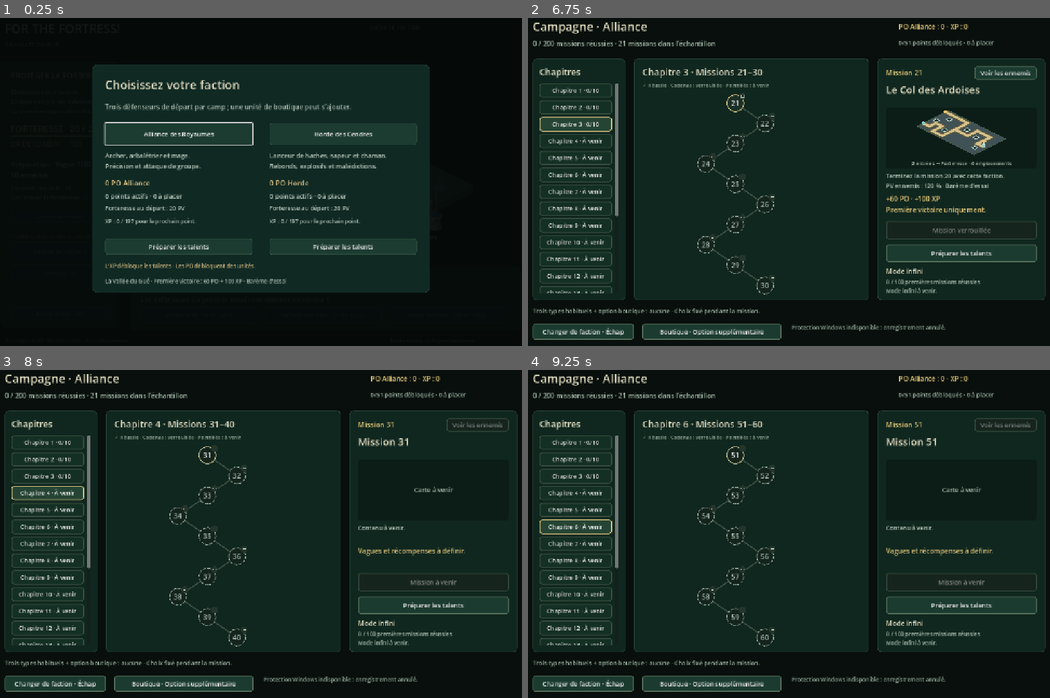
Above: before the commit, frames 1-4 (two rows, left to right).
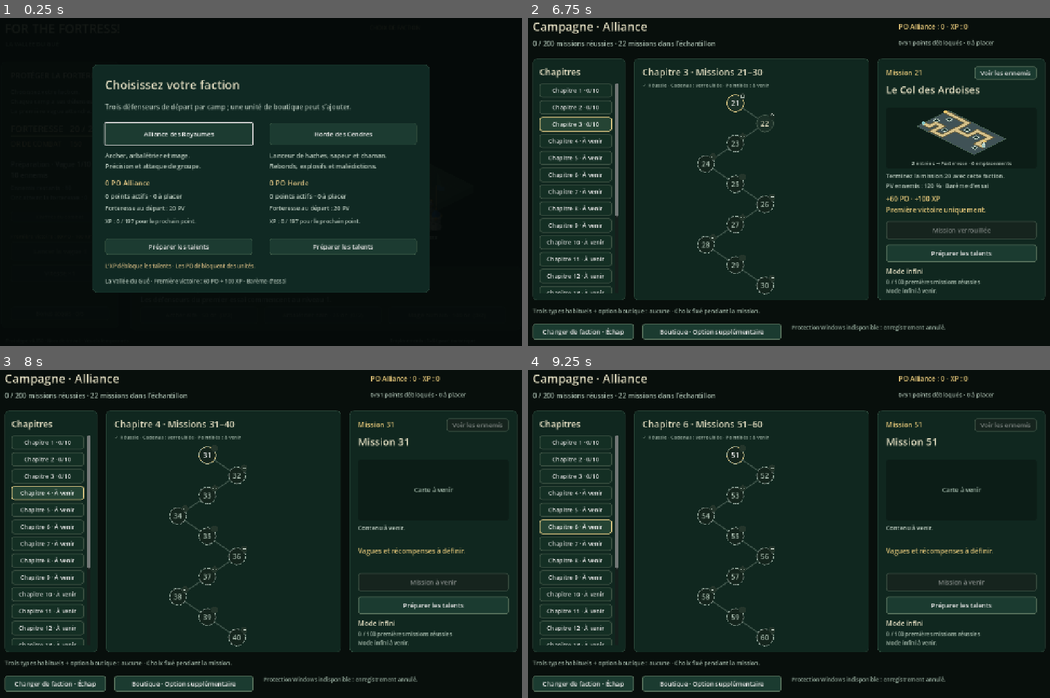
Above: after the commit, the same moments.

Repository: tomy1up/For-The-Fortress
Game: Godot game, scene res://scenes/main.tscn
Two runs of this game, one before a commit and one after it. Both use one fixed random seed, a clock stepped at 60 frames per second and the inputs below.
Inputs:
- Up to frame 1 (0.25 s): no input
- Up to frame 2 (6.75 s): click "Alliance des Royaumes" at 0.5 s; click "Jouer la mission 1" at 1.25 s; click "Jouer la mission 1" at 2 s; click "Horde des Cendres" at 2.75 s; click "Préparer les talents" at 3.5 s; click "Préparer les talents" at 4.25 s; click "Chapitre 1 · 0/10" at 5 s; click "Chapitre 2 · 0/10" at 5.75 s; click "Chapitre 3 · 0/10" at 6.5 s
- Up to frame 3 (8 s): click "Chapitre 4 · À venir" at 7.25 s
- Up to frame 4 (9.25 s): click "Chapitre 5 · À venir" at 8 s; click "Chapitre 6 · À venir" at 8.75 s

The runs differ from the first frame. In frame 2, less than 0.1% of the frame differs, in the area x 18-48%, y 6-35%; in frame 3, less than 0.1%; in frame 4, less than 0.1%.

Commit message:
release: add campaign mission 22 slate ridges in v0.150

Diff:
--- a/prototype/project.godot
+++ b/prototype/project.godot
@@ -3,7 +3,7 @@
 
 [application]
 config/name="For the Fortress! — La Vallée du Gué"
-config/version="0.149"
+config/version="0.150"
 run/main_scene="res://scenes/main.tscn"
 config/features=PackedStringArray("4.7", "GL Compatibility")
 
--- a/prototype/scripts/campaign_catalogue.gd
+++ b/prototype/scripts/campaign_catalogue.gd
@@ -26,6 +26,8 @@
 		if number > 10: result.wave_set_id = "ford_banks"
 	elif number == 21:
 		result.merge({"title":"Le Col des Ardoises","available":true,"map_id":"slate_pass","hp_percent":120,"po":60,"xp":100,"waves":10},true)
+	elif number == 22:
+		result.merge({"title":"Les Crêtes des Ardoises","available":true,"map_id":"slate_ridges","hp_percent":121,"po":60,"xp":100,"waves":10},true)
 	return result
 
 static func runtime(id: String) -> Dictionary:
--- a/prototype/scripts/main.gd
+++ b/prototype/scripts/main.gd
@@ -767,8 +767,9 @@
 		var id: int = meta_profile.begin_mission(camp,"campaign.001",60,10,100)
 		var credited: bool = meta_profile.credit_mission(id,camp,10,true)
 		if not credited: push_error("Échec du profil de contrôle de campagne.");return
-	if (variant.begins_with("terrain") and variant.trim_prefix("terrain").is_valid_int()) or variant in ["slate","slateplay"]:
-		var target := 21 if variant in ["slate","slateplay"] else clampi(int(variant.trim_prefix("terrain")),2,10)
+	var mountain_preview := variant in ["slate","slateplay","ridges","ridgesplay"]
+	if (variant.begins_with("terrain") and variant.trim_prefix("terrain").is_valid_int()) or mountain_preview:
+		var target := (22 if variant.begins_with("ridges") else 21) if mountain_preview else clampi(int(variant.trim_prefix("terrain")),2,10)
 		for number in range(1,target):
 			var entry: Dictionary = CampaignCatalogue.definition(number)
 			var id: int = meta_profile.begin_mission(camp,entry.id,entry.po,entry.waves,entry.xp)
@@ -776,7 +777,8 @@
 			if not credited: push_error("Échec du profil isolé des aperçus de terrain.");return
 	if variant == "blocked":
 		meta_profile.blocked = true;meta_profile.error = "Sauvegarde indisponible simulée pour le contrôle."
-	_open_campaign(camp,20 if variant == "future" else 3 if variant in ["slate","slateplay"] else 1)
+	_open_campaign(camp,20 if variant == "future" else 3 if mountain_preview else 1)
+	if variant.begins_with("ridges"): campaign_menu._select(1)
 	if variant.begins_with("terrain") or variant == "locked2":
 		campaign_menu._select(clampi(int(variant.trim_prefix("terrain")),2,10)-1 if variant != "locked2" else 1)
 		campaign_menu.initial_focus().grab_focus()
@@ -797,7 +799,7 @@
 	var preview: Dictionary = campaign_menu.terrain_preview.geometry()
 	var paths: Array = preview.get("paths",[])
 	print("CAMPAIGN_SNAPSHOT=",JSON.stringify({"mission_states":campaign_menu.nodes.map(func(node): return node.state),"ch …(886 unchanged characters)…
-	if variant == "slateplay":
+	if variant in ["slateplay","ridgesplay"]:
 		campaign_menu._launch()
 		print("SLATE_MISSION=",JSON.stringify({"map":model.map_definition.id,"routes":model.routes.size(),"hp_percent":model. …(234 unchanged characters)…
 
--- a/prototype/scripts/map_definition.gd
+++ b/prototype/scripts/map_definition.gd
@@ -563,6 +563,23 @@
 
 static func for_id(id: String) -> Dictionary:
 	if id == "valley_ford": return valley()
+	if id == "slate_ridges":
+		var board := mountain_workshop()
+		board.id = id
+		board.title = "Les Crêtes des Ardoises"
+		var shared: Array[Vector2] = [Vector2(9,5),Vector2(13,5),Vector2(13,2),Vector2(16,2),Vector2(16,6),Vector2(17,6)]
+		var upper: Array[Vector2] = [Vector2(0,1),Vector2(5,1),Vector2(5,4),Vector2(9,4)]
+		var lower: Array[Vector2] = [Vector2(0,9),Vector2(3,9),Vector2(3,7),Vector2(9,7)]
+		upper.append_array(shared)
+		lower.append_array(shared)
+		board.path_points = upper
+		board.path_length = measured_length(upper)
+		board.routes = [
+			{"id":"upper","path_points":upper,"path_length":board.path_length},
+			{"id":"lower","path_points":lower,"path_length":measured_length(lower)},
+		]
+		board.slots = [Vector2(3,2.8),Vector2(1.5,7.2),Vector2(6.8,5.5),Vector2(11,3.2),Vector2(14.5,4),Vector2(16,8)]
+		return board
 	if id == "slate_pass":
 		var board := mountain_workshop()
 		board.id = id
--- a/prototype/scripts/valley_model.gd
+++ b/prototype/scripts/valley_model.gd
@@ -190,7 +190,7 @@
 	action_history.append(entry)
 
 static func valid_enemy_hp_percent(value: Variant) -> bool:
-	return (value is int or value is float) and is_finite(float(value)) and value == floorf(float(value)) and value >= 100 and value <= 120
+	return (value is int or value is float) and is_finite(float(value)) and value == floorf(float(value)) and value >= 100 and value <= 121
 
 func configure_enemy_hp(value: Variant) -> bool:
 	if not valid_enemy_hp_percent(value) or not action_history.is_empty() or phase != "preparation" or gold != INITIAL_GOLD: return false
--- a/prototype/tests/test_campaign_preview.gd
+++ b/prototype/tests/test_campaign_preview.gd
@@ -37,7 +37,7 @@
 		screen.refresh();screen._select(1)
 		check(screen.terrain_preview.definition.id == "ford_woods" and not screen.start_button.disabled,"La même carte devient jouable après le succès requis")
 		before = JSON.stringify(p.data)
-		screen._chapter(3);screen._select(1)
+		screen._chapter(3);screen._select(2)
 		check(screen.terrain_preview.definition.is_empty() and screen.terrain_preview.geometry().is_empty() and screen.start_button.disabled,"Un contenu à venir n’emprunte pas le terrain du Gué ni celui précédemment consulté")
 		screen._chapter(20);screen._select(9)
 		check(screen.terrain_preview.geometry().is_empty() and JSON.stringify(p.data) == before,"Les chapitres futurs restent sans terrain inventé et sans effet sur les acquis")
@@ -48,5 +48,9 @@
 		var source: Dictionary = Maps.for_id("slate_pass")
 		check(slate.paths.size()==2 and slate.paths[0].size()==source.routes[0].path_points.size() and slate.paths[1].size()==source.routes[1].path_points.size(),"Les deux branches de la mission 21 figurent dans l’aperçu")
 		check(slate.paths[0][0]!=slate.paths[1][0] and slate.paths[0][-1]==slate.paths[1][-1],"Deux entrées distinctes mènent à la même forteresse")
+		screen.terrain_preview.show_map("slate_ridges")
+		var ridges: Dictionary = screen.terrain_preview.geometry()
+		check(ridges.paths.size()==2 and ridges.paths[0]!=slate.paths[0] and ridges.paths[1]!=slate.paths[1],"La mission 22 possède deux nouveaux tracés")
+		check(Maps.validation_error(Maps.for_id("slate_ridges")).is_empty(),"Le nouveau réseau respecte les contraintes de carte")
 		screen.free()
 	print("CAMPAIGN_PREVIEW_TESTS checks=%d failures=%d" % [checks,failures]);quit(0 if failures == 0 else 1)
--- a/prototype/tests/test_campaign_progress.gd
+++ b/prototype/tests/test_campaign_progress.gd
@@ -15,8 +15,8 @@
 		var id: String = Catalogue.id_for(number);var definition: Dictionary = Catalogue.definition(number)
 		check(not ids.has(id) and Catalogue.number_for(id) == number,"Identifiant de mission unique et stable sur les deux cents positions")
 		ids[id] = true
-		if number > 21: check(not definition.available and not definition.has("po") and not definition.has("xp") and Catalogue.runtime(id).is_empty(),"Contenu absent non jouable, sans récompense inventée")
-	check(Catalogue.available_count() == 21 and Catalogue.runtime("campaign.001") == {"id":"campaign.001","po":60,"xp":100,"waves":10,"map_id":"valley_ford","hp_percent":100},"La mission du Gué et ses gains de référence restent inchangés")
+		if number > 22: check(not definition.available and not definition.has("po") and not definition.has("xp") and Catalogue.runtime(id).is_empty(),"Contenu absent non jouable, sans récompense inventée")
+	check(Catalogue.available_count() == 22 and Catalogue.runtime("campaign.001") == {"id":"campaign.001","po":60,"xp":100,"waves":10,"map_id":"valley_ford","hp_percent":100},"La mission du Gué et ses gains de référence restent inchangés")
 	for invalid in ["campaign.1","campaign.000","campaign.201","campaign.+001","campaign.0001","campaign.001.extra",null,1]: check(Catalogue.number_for(invalid) == 0,"Identifiant non canonique refusé")
 	for number in [0,-1,201]: check(Catalogue.definition(number).is_empty() and Catalogue.id_for(number).is_empty(),"Position hors parcours refusée")
 	for pair in [[1,1],[10,1],[11,2],[20,2],[21,3],[100,10],[101,11],[200,20]]: check(Catalogue.definition(pair[0]).chapter == pair[1],"Dix missions par chapitre aux frontières du parcours")
--- a/prototype/tests/test_campaign_sample.gd
+++ b/prototype/tests/test_campaign_sample.gd
@@ -36,7 +36,7 @@
 				check(is_equal_approx(scaled.hp,base.hp*percent/100.0) and scaled.hp == scaled.max_hp,"Les PV initiaux et maximum appliquent exactement le pourcentage demandé")
 				for key in ["speed","reward","fortress_damage","identity_id","origin"]: check(scaled[key] == base[key],"Vitesse, gains, dégâts à la forteresse et identité de faction inchangés")
 	var m = Model.new()
-	for invalid in [0,99,121,100.5,true,"101",null,INF]: check(not m.configure_enemy_hp(invalid) and m.enemy_hp_percent == 100,"Réglage absent, non entier ou hors de l’échantillon refusé sans effet")
+	for invalid in [0,99,122,100.5,true,"101",null,INF]: check(not m.configure_enemy_hp(invalid) and m.enemy_hp_percent == 100,"Réglage absent, non entier ou hors de l’échantillon refusé sans effet")
 	check(m.configure_enemy_hp(101) and m.select_faction(0) and not m.configure_enemy_hp(102),"Le pourcentage est configuré avant le départ puis figé")
 	m.start();m.advance(0)
 	check(not m.enemies.is_empty() and m.enemies[0].max_hp == Model.scaled_enemy_hp(m.enemies[0].type,101),"Le moteur applique les PV réglés aux apparitions réelles")
@@ -68,7 +68,7 @@
 			if number > 1:
 				var bad: Dictionary = reports[0].duplicate(true);bad.enemy_hp_percent = 100
 				check(not Replay.verify(bad).ok,"Un rapport dont le pourcentage a été falsifié est rejeté")
-				bad.enemy_hp_percent = 121;check(not Replay.verify(bad).ok,"Un rapport ne peut pas imposer une difficulté non prise en charge")
+				bad.enemy_hp_percent = 122;check(not Replay.verify(bad).ok,"Un rapport ne peut pas imposer une difficulté non prise en charge")
 				bad.erase("enemy_hp_percent");check(not Replay.verify(bad).ok,"Supprimer les règles de PV du rapport ne permet pas un rejeu incohérent")
 		var scene = Main.new();root.add_child(scene);scene.set_process(false)
 		var p = Profile.new("");scene.meta_profile = p;scene._open_campaign(faction)
--- a/prototype/tests/test_campaign_states.gd
+++ b/prototype/tests/test_campaign_states.gd
@@ -23,7 +23,7 @@
 			check(menu.chapter == chapter and menu.chapter_in_view(),"Chaque chapitre sélectionné devient visible dans la liste après mise en page")
 			check(menu.get_viewport().gui_get_focus_owner() == menu.nodes[0],"Révéler le chapitre ne vole pas le focus de la mission sélectionnée")
 			if chapter == 3:
-				check(menu.nodes[0].state=="locked" and menu.nodes.slice(1).all(func(node): return node.state=="future"),"Le chapitre partiel distingue sa mission jouable verrouillée des neuf missions à venir")
+				check(menu.nodes[0].state=="locked" and menu.nodes[1].state=="locked" and menu.nodes.slice(2).all(func(node): return node.state=="future"),"Le chapitre partiel distingue ses deux missions jouables verrouillées des huit missions à venir")
 			if chapter > 3:
 				check(menu.chapter_buttons[chapter-1].text.contains("À venir"),"Un chapitre sans contenu jouable ne prétend pas être prêt")
 				for node in menu.nodes: check(node.state == "future" and not node.locked,"Les nœuds d’un chapitre futur restent consultables, sans faux cadenas de progression")
--- a/prototype/tests/test_chapter_one.gd
+++ b/prototype/tests/test_chapter_one.gd
@@ -48,7 +48,7 @@
 			var scaled: Dictionary = Model.make_enemy(0,type,0,0,entry.hp_percent)
 			check(is_equal_approx(scaled.max_hp,base.hp*entry.hp_percent/100.0),"PV exacts sans arrondi prématuré")
 			for key in ["speed","reward","fortress_damage","identity_id"]: check(scaled[key] == base[key],"Le changement de mission ne gonfle ni vitesse, ni récompense, ni dégâts à la forteresse")
-	check(not Catalogue.definition(22).available and Catalogue.runtime("campaign.022").is_empty(),"La mission 22 reste à venir, sans contenu annoncé comme jouable")
+	check(not Catalogue.definition(23).available and Catalogue.runtime("campaign.023").is_empty(),"La mission 23 reste à venir, sans contenu annoncé comme jouable")
 	for faction in range(2):
 		for number in range(4,11):
 			var entry: Dictionary = Catalogue.definition(number);var reports: Array = []
--- a/prototype/tests/test_mission_scout.gd
+++ b/prototype/tests/test_mission_scout.gd
@@ -75,7 +75,7 @@
 			check(JSON.stringify(profile.data)==before,"Lire les rencontres ne modifie aucune progression")
 			await escape()
 			check(menu.visible and not scout.visible and not menu.overlay_blocked and root.gui_get_focus_owner()==menu.scout_button,"Échap revient au bouton d’origine sans quitter le parcours")
-		menu._chapter(3);menu._select(1);check(menu.scout_button.disabled,"Les missions futures n’inventent pas de rencontres")
+		menu._chapter(3);menu._select(2);check(menu.scout_button.disabled,"Les missions futures n’inventent pas de rencontres")
 		menu._scout();check(not scout.visible,"Le contenu futur ne s’ouvre pas")
 		menu._chapter(1);menu._scout();menu.close();check(not scout.visible and scout.entries.is_empty(),"Quitter le parcours efface la consultation")
 		menu.open(profile,1-camp);check(not scout.visible and not menu.overlay_blocked,"Aucune ancienne faction ne reste affichée après changement")
--- a/prototype/tests/test_slate_campaign.gd
+++ b/prototype/tests/test_slate_campaign.gd
@@ -12,7 +12,9 @@
 func _initialize() -> void:
 	call_deferred("run_checks")
 func run_checks() -> void:
-	for faction in range(2):
+	for case in [[0,21],[1,21],[0,22],[1,22]]:
+		var faction: int = case[0]
+		var mission_number: int = case[1]
 		var game := Main.new()
 		root.add_child(game)
 		game.set_process(false)
@@ -20,23 +22,27 @@
 		var profile := Profile.new(path)
 		game.meta_profile = profile
 		game._open_campaign(faction,3)
+		game.campaign_menu._select(mission_number-21)
 		game.campaign_menu._launch()
-		check(game.choosing_faction,"Mission 21 verrouillée avant la mission 20")
-		for number in range(1,21):
+		check(game.choosing_faction,"La mission reste verrouillée avant sa précédente")
+		for number in range(1,mission_number):
 			var id: int = profile.begin_mission(faction,Main.CampaignCatalogue.id_for(number),60,10,100)
 			check(id>0 and profile.credit_mission(id,faction,10,true),"Première victoire préalable créditée par le service")
-		for index in [0,0,0,0,0,1]:
-			check(profile.allocate(faction,index),"Six rangs achetés avec les points gagnés avant la mission 21")
+		for index in [0,0,0,0,0,1,1,1,2,2]:
+			check(profile.allocate(faction,index),"Dix rangs investis avec les points gagnés auparavant")
 		game._open_campaign(faction,3)
+		game.campaign_menu._select(mission_number-21)
 		game.campaign_menu._launch()
 		var model = game.model
-		check(not game.choosing_faction and game.mission_definition.id=="campaign.021" and model.routes.size()==2,"La mission 21 démarre par le parcours normal")
-		check(model.enemy_hp_percent==120 and model.gold==150 and model.fortress_hp==model.max_hp and model.bonuses.is_empty(),"Paramètres et remise à neuf avec les talents actifs")
+		check(not game.choosing_faction and game.mission_definition.id==Main.CampaignCatalogue.id_for(mission_number) and model.routes.size()==2,"La mission démarre par le parcours normal")
+		check(model.enemy_hp_percent==99+mission_number and model.gold==150 and model.fortress_hp==model.max_hp and model.bonuses.is_empty(),"Paramètres et remise à neuf avec les talents actifs")
 		model.rng.seed = 7
-		var slots: Array = [1,3,4]
+		var slots: Array = [3,4,2]
+		if faction==1 and mission_number==22:
+			slots = [4,3,2]
 		check(model.buy(slots[0],faction*3) and model.buy(slots[1],faction*3+1),"Recrutement initial dans le budget")
 		for wave in range(1,11):
-			if wave==1: model.upgrade(slots[0])
+			if wave==2: model.upgrade(slots[0])
 			if wave>=2 and model.defenders[slots[2]].is_empty(): model.buy(slots[2],faction*3+2)
 			if wave>=5:
 				for slot in slots:
@@ -49,12 +55,12 @@
 		check(model.phase=="victory","Une politique gagnante dans chaque faction sans revenu ajouté")
 		check(Replay.verify(JSON.parse_string(JSON.stringify(Main.RunReport.build(model)))).ok,"Le combat de campagne multitrajet est rejouable")
 		game._sync_meta_rewards(true)
-		check(profile.campaign_status(faction).completed==21 and profile.data.banks[faction].resource==1260 and profile.data.banks[faction].xp==2100,"Première victoire créditée avec 60 PO et 100 XP")
+		check(profile.campaign_status(faction).completed==mission_number and profile.data.banks[faction].resource==60*mission_number and profile.data.banks[faction].xp==100*mission_number,"Première victoire créditée avec 60 PO et 100 XP")
 		game._sync_meta_rewards(true)
-		check(profile.data.banks[faction].resource==1260 and profile.campaign_status(1-faction).completed==0,"Crédit unique et parcours adverse indépendant")
+		check(profile.data.banks[faction].resource==60*mission_number and profile.campaign_status(1-faction).completed==0,"Crédit unique et parcours adverse indépendant")
 		Profile.Codec.cache.clear()
 		var reopened := Profile.new(path)
-		check(reopened.campaign_status(faction).completed==21 and reopened.data.banks[faction].xp==2100,"Gains et réussite relus après fermeture du profil")
+		check(reopened.campaign_status(faction).completed==mission_number and reopened.data.banks[faction].xp==100*mission_number,"Gains et réussite relus après fermeture du profil")
 		game.free()
 		for suffix in ["",".bak",".tmp"]:
 			if FileAccess.file_exists(path+suffix): DirAccess.remove_absolute(path+suffix)
Not shown, changed: prototype/distribution/LIRE_MOI.txt
Not shown, changed: prototype/export_presets.cfg
Not shown, changed: design/Mission_021_Col_des_Ardoises.md
Not shown, added: design/Mission_022_Cretes_des_Ardoises.md
Not shown, added: design/essais/v0150_release_notes.md
Not shown, changed: prototype/Exporter_Windows.ps1
